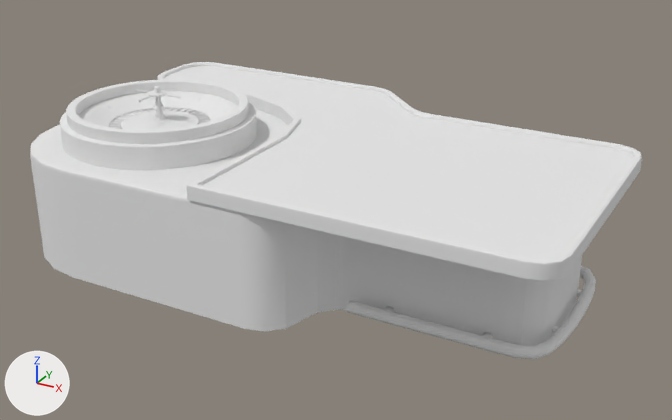
An edit to the FBX model Assets/ART/3D/RouletteTable/RouletteTable.fbx, drawn before and after from the same camera.
Before and after are seen from a camera (50 mm lens) standing at (43.1, -51.4, 23.3) and looking at (13.1, 3.2, -4.1). Every picture has the same lights, and +X, +Y and +Z are marked at lower left. The older version comes first. Where no turn or scale is listed for an object, it has been applied to the vertices.

Script lines for the objects in view, before the commit:
```python
mat_lambert1sg = principled_material('lambert1SG')
mat_lambert1sg.base_color = (0.8, 0.8, 0.8)  # white #e7e7e7
mat_lambert1sg.roughness = 1.0
mat_lambert2sg = principled_material('lambert2SG')
mat_lambert2sg.base_color = (0.8, 0.8, 0.8)  # white #e7e7e7
mat_lambert2sg.roughness = 1.0
mat_lambert3sg = principled_material('lambert3SG')
mat_lambert3sg.base_color = (0.8, 0.8, 0.8)  # white #e7e7e7
mat_lambert3sg.roughness = 1.0
me_mes_roulettetable = bpy.data.meshes.new('MES_RouletteTable')
me_mes_roulettetable.from_pydata(...)  # 1595 vertices, 1504 faces; spans x -8.8..32.8, y -8.9..16.4, z -7.9..2.9
# faces by material slot: [1481, 23]
me_mes_roulettetable.materials.append(mat_lambert1sg)  # white #e7e7e7
me_mes_roulettetable.materials.append(mat_lambert3sg)  # white #e7e7e7
me_mes_roulettetable_001 = bpy.data.meshes.new('MES_RouletteTable.001')
me_mes_roulettetable_001.from_pydata(...)  # 1514 vertices, 1587 faces; spans x -4.45..4.45, y -4.45..4.44, z 1.36..4.21
# faces by material slot: [1032, 555]
me_mes_roulettetable_001.materials.append(mat_lambert1sg)  # white #e7e7e7
me_mes_roulettetable_001.materials.append(mat_lambert2sg)  # white #e7e7e7
ob_mes_roulettetable = bpy.data.objects.new('MES_RouletteTable', me_mes_roulettetable)
ob_mes_roulettetable.location = (0.0, 0.0, 0.0)
ob_mes_roulettetable_001 = bpy.data.objects.new('MES_RouletteTable.001', me_mes_roulettetable_001)
ob_mes_roulettetable_001.location = (0.0, 0.0, 0.0)
```
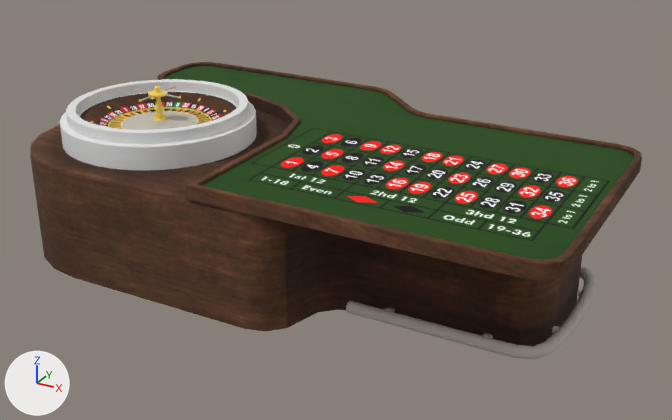
Boxes [x1, y1, x2, y2] around the edits, measured in the pictures (672 x 420 px):
'MES_RouletteTable', surface changed (darker): [30, 62, 642, 360] in both
'MES_RouletteTable.001', surface changed (darker): [98, 86, 220, 130] in both

Patch to the scene script:
```diff
--- a/Assets/ART/3D/RouletteTable/RouletteTable.fbx.py
+++ b/Assets/ART/3D/RouletteTable/RouletteTable.fbx.py
@@ img_lambert2sg_albedo_jpeg @@
+img_lambert2sg_albedo_jpeg = load_image('lambert2SG_albedo.jpeg', 'Textures/lambert2SG_albedo.jpg', 4096, 4096, 'sRGB')
@@ img_lambert3sg_albedo_jpeg @@
+img_lambert3sg_albedo_jpeg = load_image('lambert3SG_albedo.jpeg', 'Textures/lambert3SG_albedo.jpg', 4096, 4096, 'sRGB')
@@ img_lambert1sg_albedo_jpeg @@
+img_lambert1sg_albedo_jpeg = load_image('lambert1SG_albedo.jpeg', 'Textures/lambert1SG_albedo.jpg', 4096, 4096, 'sRGB')
@@ mat_lambert1sg @@
 mat_lambert1sg = principled_material('lambert1SG')
-mat_lambert1sg.base_color = (0.8, 0.8, 0.8)  # white #e7e7e7
+mat_lambert1sg.texture = img_lambert1sg_albedo_jpeg
 mat_lambert1sg.roughness = 1.0
@@ mat_lambert3sg @@
 mat_lambert3sg = principled_material('lambert3SG')
-mat_lambert3sg.base_color = (0.8, 0.8, 0.8)  # white #e7e7e7
+mat_lambert3sg.texture = img_lambert3sg_albedo_jpeg
 mat_lambert3sg.roughness = 1.0
@@ mat_lambert2sg @@
 mat_lambert2sg = principled_material('lambert2SG')
-mat_lambert2sg.base_color = (0.8, 0.8, 0.8)  # white #e7e7e7
+mat_lambert2sg.texture = img_lambert2sg_albedo_jpeg
 mat_lambert2sg.roughness = 1.0
```
